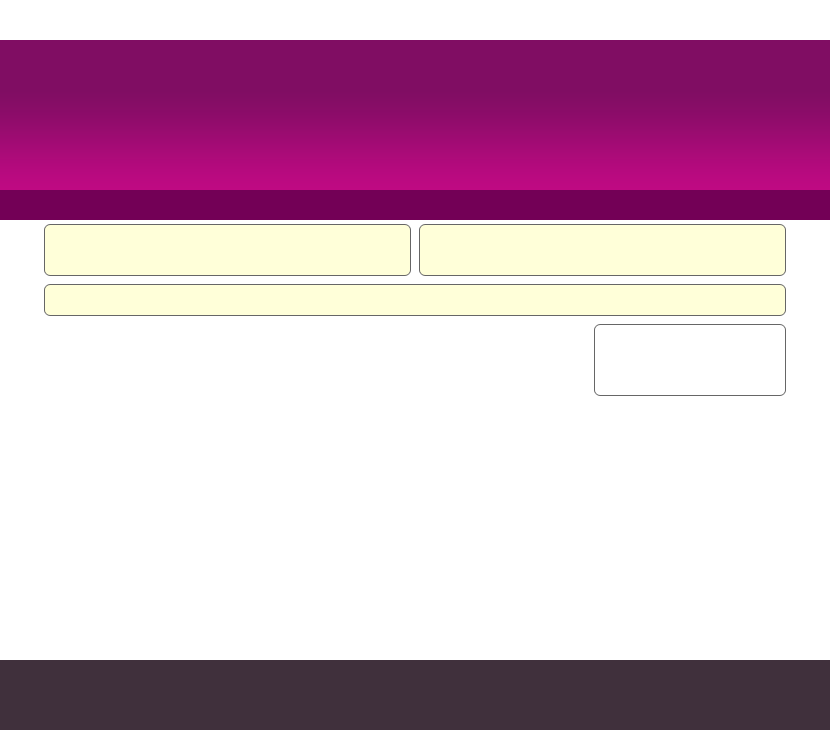
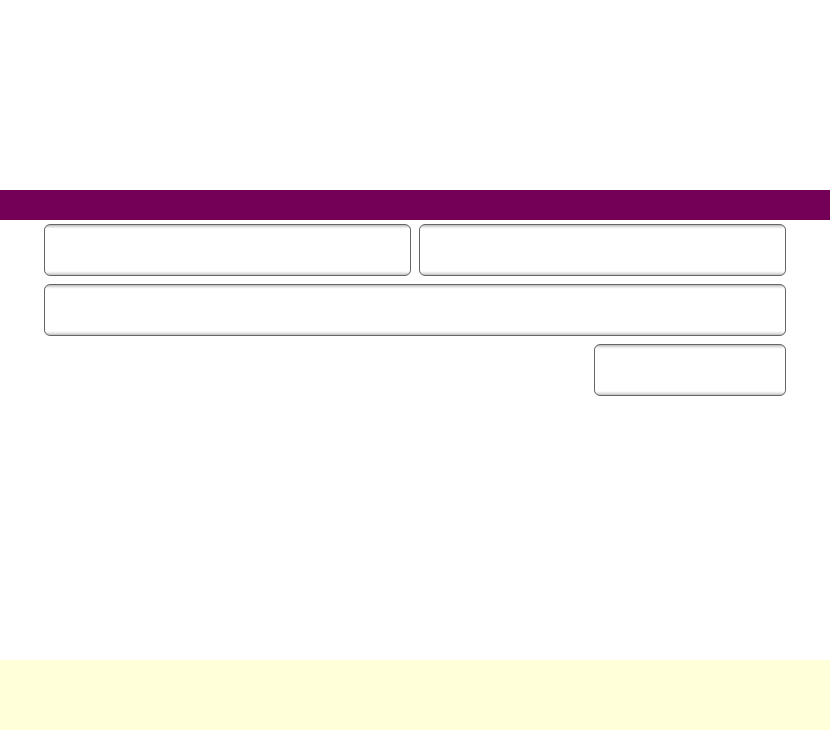
Layers edited between the first and the second 830 × 730 image:
removed layer "header" over [0, 40, 830, 190]
removed layer "header / footer widgets" over [45, 225, 785, 315]
renamed "sidebar" to "sidebars", painted on it over [595, 325, 785, 395]
added layer "header widgets" above "header boxes" over [45, 285, 785, 335]
added layer "header boxes" above "Background" over [45, 225, 785, 275]
